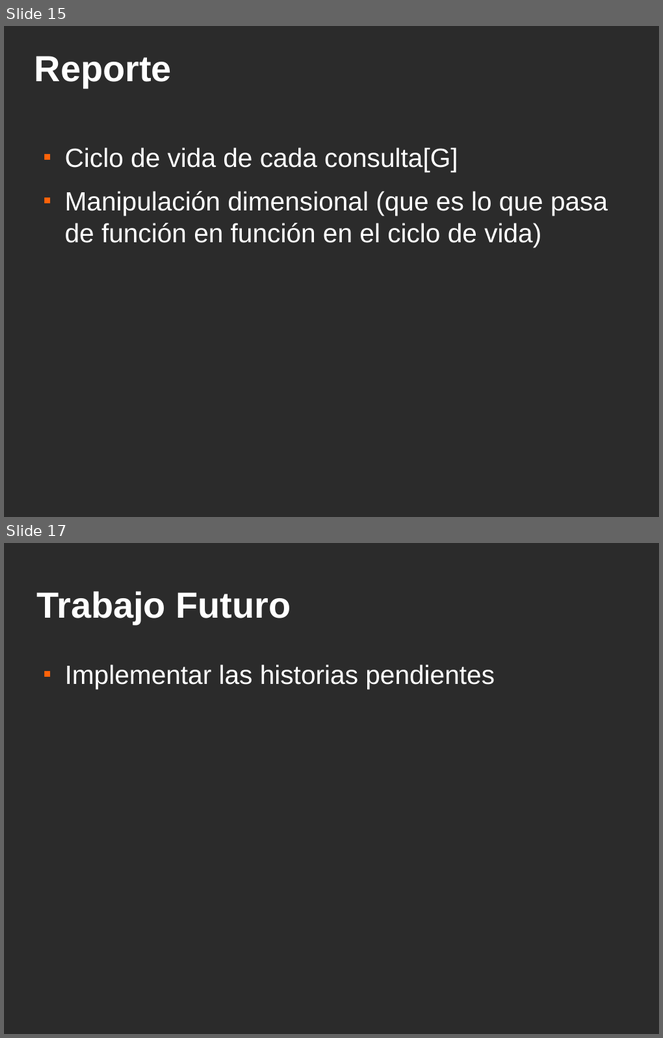
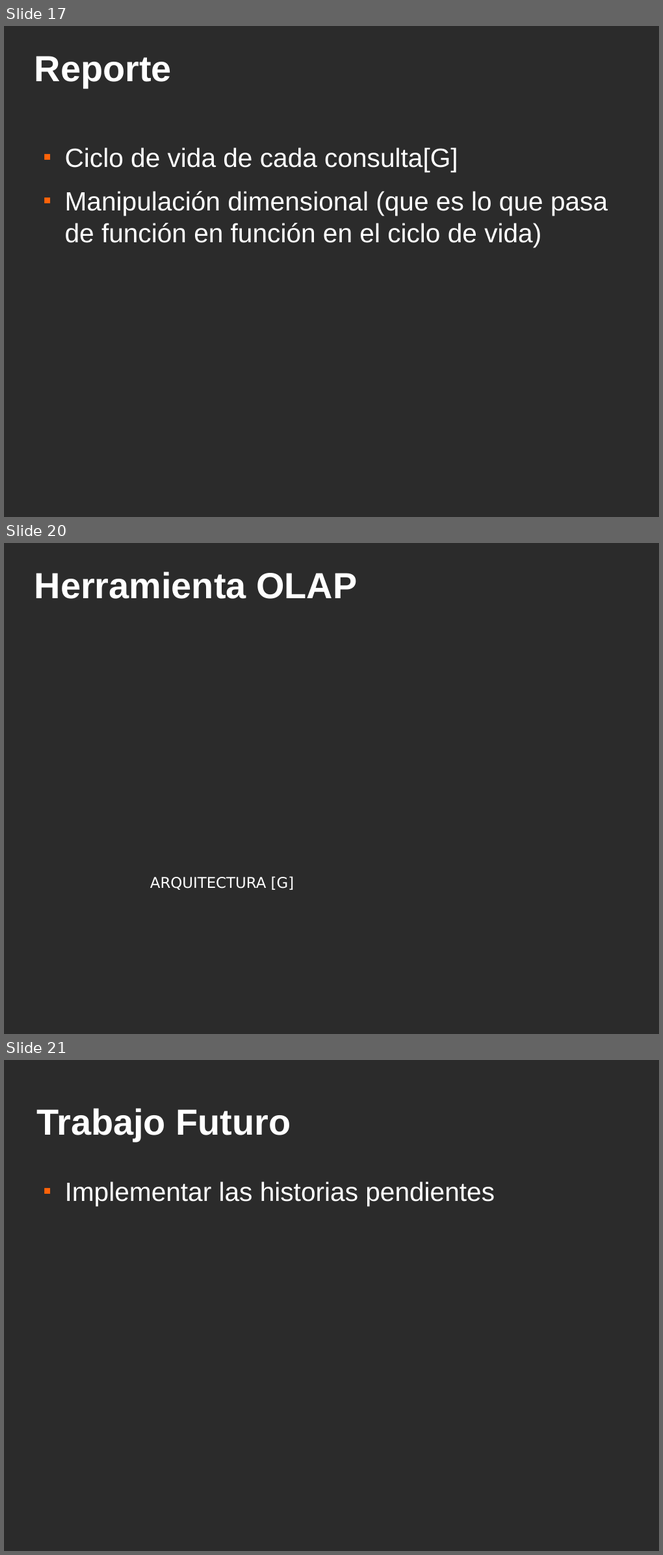
Before and after one commit to ervin45/proyectofinal, a slide deck: doc/material_para_la_catedra/presentacion_final/presentacion_final.odp. Shown one above the other, each under a label of ours: slides 15 and 17 before the commit, slides 17, 20 and 21 after it; the slides between them are not shown. The pictures are 663x1038 and 663x1555 pixels, drawn with LibreOffice and Linux fonts; fonts in the diff are those of the drawing; background and template pictures are left out; a plain dark background stands for a picture behind light text. Boxes give left, top, right and bottom in pixels: in the first picture for what was removed or moved away, otherwise in the second. Text is boxed around its words. In the diff, an @@ line names an element or a change of style, - is before the commit and + after.

```diff
--- a/doc/material_para_la_catedra/presentacion_final/presentacion_final.odp
+++ b/doc/material_para_la_catedra/presentacion_final/presentacion_final.odp
@@ slide 20 added at (4,543,659,1034), background picture (left out) @@
@@ title added at (35,572,357,599), 44 pt, text #FFFFFF, bold @@
+Herramienta OLAP
@@ text added at (150,876,295,890), 18 pt, text #FFFFFF @@
+ARQUITECTURA [G]
@@ what was slide 15 is now slide 17 @@
@@ what was slide 17 is now slide 21 @@
```
Also in this commit, not shown: 6 slides changed, 7 other slides added, 4 slides removed.
